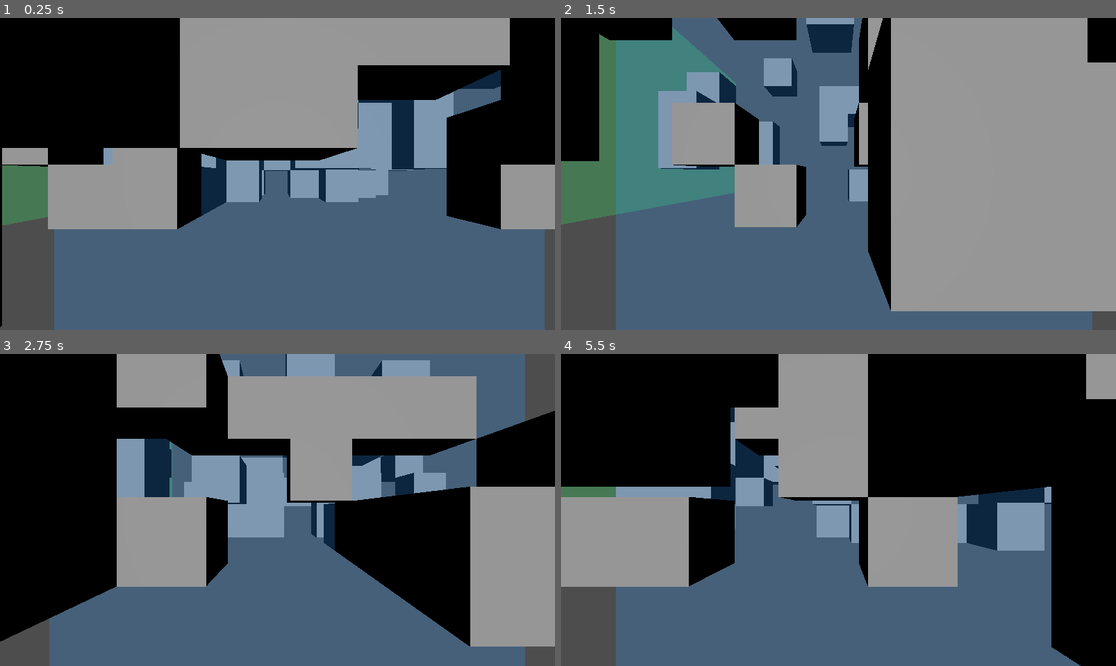
Above: before the commit, frames 1-4 (two rows, left to right).
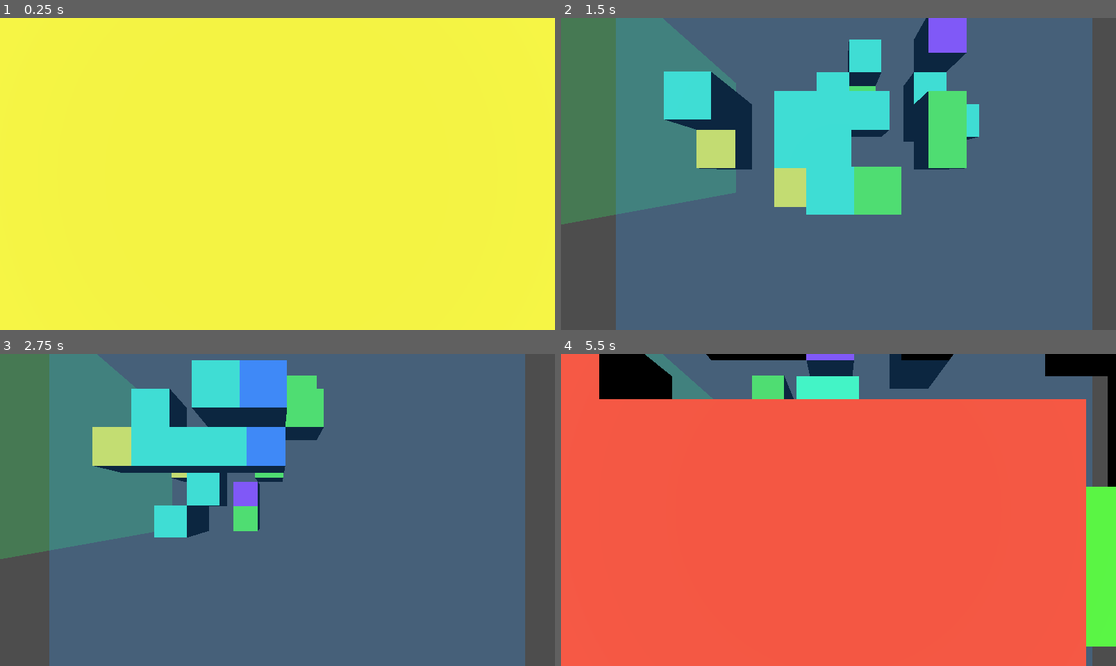
Above: after the commit, the same moments.

Repository: andre-felipe-wonsik-alves/3d-cellular-automata
Game: Godot game, scene res://scenes/root.tscn
Same seed, same stepped clock (60 frames per second), same inputs: the game is played once before the commit and once after it. The project has no main scene, so this scene is started directly.
Inputs (mouse positions are in pixels of both pictures, inside the frame that each line leads up to):
- Up to frame 1 (0.25 s): no input
- Up to frame 2 (1.5 s): tap Enter (skip) at 0.5 s; move the mouse to (960, 158) at 0.52 s; hold D (move_right) 0.53-1.28 s; tap Space (start) at 0.6 s; click (960, 158) at 0.67 s; move the mouse to (727, 189) at 1.27 s; hold S (move_backward) from 1.28 s (still down); right-click (727, 189) at 1.35 s
- Up to frame 3 (2.75 s): tap Space (start) at 1.55, 2.1 s; move the mouse to (333, 441) at 2.02 s; release S (move_backward) at 2.03 s; hold D (move_right) from 2.03 s (still down)
- Up to frame 4 (5.5 s): move the mouse to (810, 572) at 2.77 s; release D (move_right) at 2.78 s; hold W (move_forward) 2.78-3.53 s; tap Shift at 2.85 s; click (810, 572) at 2.92 s; tap Space (start) at 3.05, 3.6, 4.25, 4.55, 5.1 s; move the mouse to (1005, 556) at 3.52 s; hold A (move_left) 3.53-5.03 s; move the mouse to (672, 463) at 4.27 s; right-click (672, 463) at 4.35 s; move the mouse to (866, 510) at 5.02 s; hold S (move_backward) from 5.03 s (still down); click (866, 510) at 5.17 s

The runs differ from the first frame. In frame 1, 100% of the frame differs, in the area x 0-100%, y 0-100%; in frame 2, 63%; in frame 3, 70%; in frame 4, 97%.

Commit message:
create: adicionando pseudo-mutação genética básica no ambiente

Diff:
--- a/src/scenes/cube.tscn
+++ b/src/scenes/cube.tscn
@@ -1,8 +1,11 @@
-[gd_scene load_steps=2 format=3 uid="uid://fl1rsvgyxi4d"]
+[gd_scene load_steps=3 format=3 uid="uid://fl1rsvgyxi4d"]
+
+[ext_resource type="Script" uid="uid://cpb6dooo4igs5" path="res://scripts/cell/cell.gd" id="1_7ufek"]
 
 [sub_resource type="BoxMesh" id="BoxMesh_5rbgv"]
 
 [node name="Cube" type="Node3D"]
+script = ExtResource("1_7ufek")
 
 [node name="MeshInstance3D" type="MeshInstance3D" parent="."]
 mesh = SubResource("BoxMesh_5rbgv")
--- /dev/null
+++ b/src/scripts/cell/cell.gd
@@ -0,0 +1,11 @@
+extends Node3D
+class_name CellView
+
+@onready var mesh_instance: MeshInstance3D = $MeshInstance3D
+var material: StandardMaterial3D = StandardMaterial3D.new()
+
+func _ready() -> void:
+	mesh_instance.material_override = material
+
+func set_cell_color(color: Color) -> void:
+	material.albedo_color = color
--- /dev/null
+++ b/src/scripts/environment/abstract/grid/neighborhood-snapshot.gd
@@ -0,0 +1,12 @@
+extends RefCounted
+class_name NeighborhoodSnapshot
+
+var alive_count: int = 0
+var alive_genes: Array[int] = []
+
+func record_alive(gene: int) -> void:
+	alive_count += 1
+	alive_genes.append(gene)
+
+func get_alive_genes() -> Array[int]:
+	return alive_genes
--- a/src/scripts/environment/evolution-controller.gd
+++ b/src/scripts/environment/evolution-controller.gd
@@ -1,23 +1,67 @@
 extends RefCounted
 class_name EvolutionController
 
+const GeneConfig = preload("res://scripts/environment/genetics/gene-config.gd")
+const GeneGrid = preload("res://scripts/environment/genetics/gene-grid.gd")
+const GeneRegulator = preload("res://scripts/environment/genetics/gene-regulator.gd")
+
 var grid: GridController
-var rule: ConwaysRule
+var rule: IRule
 var wrap_edges: bool = false
+var gene_regulator: GeneRegulator
+var rng: RandomNumberGenerator
 
-func _init(p_grid: GridController, p_rule: ConwaysRule, p_wrap_edges: bool = false) -> void:
+func _init(p_grid: GridController, p_rule: IRule, p_wrap_edges: bool = false, p_gene_regulator: GeneRegulator = null, p_rng: RandomNumberGenerator = null) -> void:
 	grid = p_grid
 	rule = p_rule
 	wrap_edges = p_wrap_edges
+	gene_regulator = p_gene_regulator
+	rng = p_rng if p_rng != null else RandomNumberGenerator.new()
+	if p_rng == null:
+		rng.randomize()
 
 func step() -> void:
-	var next: BoolArray3D = grid.duplicate_empty()
+	var next_cells: BoolArray3D = grid.create_alive_buffer()
+	var next_genes = grid.create_gene_buffer()
 
 	for x in range(grid.size_x):
 		for y in range(grid.size_y):
 			for z in range(grid.size_z):
-				var alive: bool = grid.cells.get_at(x, y, z)
-				var neighbors: int = grid._count_neighbors(x, y, z, wrap_edges)
-				next.set_at(x, y, z, rule.get_next_state(alive, neighbors))
+				var alive: bool = grid.get_cell(x, y, z)
+				var neighbors = grid.analyze_neighbors(x, y, z, wrap_edges)
+				var base_next_alive: bool = rule.get_next_state(alive, neighbors.alive_count)
+				if alive:
+					_process_survival(x, y, z, base_next_alive, next_cells, next_genes)
+				else:
+					_process_birth(x, y, z, base_next_alive, neighbors.get_alive_genes(), next_cells, next_genes)
 
-	grid.cells = next
+	grid.apply_state(next_cells, next_genes)
+
+func _process_survival(x: int, y: int, z: int, base_next_alive: bool, next_cells: BoolArray3D, next_genes: GeneGrid) -> void:
+	if not base_next_alive:
+		return
+	var gene := grid.get_gene(x, y, z)
+	if _passes_genetic_gate(gene):
+		next_cells.set_at(x, y, z, true)
+		next_genes.set_gene(x, y, z, gene)
+
+func _process_birth(x: int, y: int, z: int, base_next_alive: bool, neighbor_genes: Array[int], next_cells: BoolArray3D, next_genes: GeneGrid) -> void:
+	if not base_next_alive:
+		return
+	var new_gene := _determine_birth_gene(neighbor_genes)
+	if new_gene == GeneConfig.NO_GENE:
+		return
+	next_cells.set_at(x, y, z, true)
+	next_genes.set_gene(x, y, z, new_gene)
+
+func _passes_genetic_gate(gene: int) -> bool:
+	if gene_regulator == null:
+		return true
+	return gene_regulator.evaluate_survival(gene, rng)
+
+func _determine_birth_gene(neighbor_genes: Array[int]) -> int:
+	if neighbor_genes.is_empty():
+		return GeneConfig.NO_GENE
+	if gene_regulator == null:
+		return neighbor_genes[0]
+	return gene_regulator.evaluate_birth(neighbor_genes, rng)
--- /dev/null
+++ b/src/scripts/environment/genetics/gene-config.gd
@@ -0,0 +1,17 @@
+class_name GeneConfig
+
+const MIN_GENE: int = 0
+const MAX_GENE: int = 5
+const NO_GENE: int = -1
+
+static func clamp(gene: int) -> int:
+	return clampi(gene, MIN_GENE, MAX_GENE)
+
+static func span() -> int:
+	return max(1, MAX_GENE - MIN_GENE)
+
+static func random_gene(rng: RandomNumberGenerator) -> int:
+	return rng.randi_range(MIN_GENE, MAX_GENE)
+
+static func distance_to_target(gene: int, target_gene: int) -> int:
+	return abs(gene - target_gene)
--- /dev/null
+++ b/src/scripts/environment/genetics/gene-grid.gd
@@ -0,0 +1,53 @@
+extends RefCounted
+class_name GeneGrid
+
+const GeneConfig = preload("res://scripts/environment/genetics/gene-config.gd")
+
+var width: int
+var height: int
+var depth: int
+var layers: Array = []
+
+func _init(p_width: int = 0, p_height: int = 0, p_depth: int = 0, default_gene: int = GeneConfig.NO_GENE) -> void:
+	width = p_width
+	height = p_height
+	depth = p_depth
+	layers.resize(depth)
+	for z in range(depth):
+		layers[z] = []
+		layers[z].resize(height)
+		for y in range(height):
+			var row := PackedInt32Array()
+			row.resize(width)
+			for x in range(width):
+				row[x] = default_gene
+			layers[z][y] = row
+
+func set_gene(x: int, y: int, z: int, gene: int) -> void:
+	if _is_out_of_bounds(x, y, z):
+		return
+	layers[z][y][x] = gene
+
+func get_gene(x: int, y: int, z: int) -> int:
+	if _is_out_of_bounds(x, y, z):
+		return GeneConfig.NO_GENE
+	return layers[z][y][x]
+
+func duplicate() -> GeneGrid:
+	var copy := GeneGrid.new(width, height, depth, GeneConfig.NO_GENE)
+	for z in range(depth):
+		for y in range(height):
+			var row: PackedInt32Array = layers[z][y]
+			for x in range(width):
+				copy.set_gene(x, y, z, row[x])
+	return copy
+
+func fill(gene: int) -> void:
+	for z in range(depth):
+		for y in range(height):
+			var row: PackedInt32Array = layers[z][y]
+			for x in range(width):
+				row[x] = gene
+
+func _is_out_of_bounds(x: int, y: int, z: int) -> bool:
+	return x < 0 or x >= width or y < 0 or y >= height or z < 0 or z >= depth
--- /dev/null
+++ b/src/scripts/environment/genetics/gene-regulator.gd
@@ -0,0 +1,37 @@
+extends RefCounted
+class_name GeneRegulator
+
+const GeneConfig = preload("res://scripts/environment/genetics/gene-config.gd")
+
+var target_gene: int
+var mutation_chance: float
+
+func _init(p_target_gene: int, p_mutation_chance: float) -> void:
+	target_gene = GeneConfig.clamp(p_target_gene)
+	mutation_chance = clampf(p_mutation_chance, 0.0, 1.0)
+
+func evaluate_survival(gene: int, rng: RandomNumberGenerator) -> bool:
+	if gene == GeneConfig.NO_GENE:
+		return false
+	return rng.randf() <= _fitness(gene)
+
+func evaluate_birth(neighbor_genes: Array[int], rng: RandomNumberGenerator) -> int:
+	if neighbor_genes.is_empty():
+		return GeneConfig.NO_GENE
+	var inherited_gene := _inherit_gene(neighbor_genes, rng)
+	var final_gene := _maybe_mutate(inherited_gene, rng)
+	return final_gene if rng.randf() <= _fitness(final_gene) else GeneConfig.NO_GENE
+
+func _inherit_gene(neighbor_genes: Array[int], rng: RandomNumberGenerator) -> int:
+	var index := rng.randi_range(0, neighbor_genes.size() - 1)
+	return neighbor_genes[index]
+
+func _maybe_mutate(gene: int, rng: RandomNumberGenerator) -> int:
+	if rng.randf() < mutation_chance:
+		return GeneConfig.random_gene(rng)
+	return gene
+
+func _fitness(gene: int) -> float:
+	var distance := GeneConfig.distance_to_target(gene, target_gene)
+	var span := float(GeneConfig.span())
+	return clampf(1.0 - (float(distance) / span), 0.0, 1.0)
--- a/src/scripts/environment/grid-controller.gd
+++ b/src/scripts/environment/grid-controller.gd
@@ -1,12 +1,16 @@
 extends RefCounted
 class_name GridController
+
+const GeneConfig = preload("res://scripts/environment/genetics/gene-config.gd")
+const GeneGrid = preload("res://scripts/environment/genetics/gene-grid.gd")
+const NeighborhoodSnapshot = preload("res://scripts/environment/abstract/grid/neighborhood-snapshot.gd")
 
 var size_x: int
 var size_y: int
 var size_z: int
 
-# antes: var cells: BoolArray3D = []
 var cells: BoolArray3D = BoolArray3D.new()
+var genes: GeneGrid = GeneGrid.new()
 
 func _init(p_size_x: int, p_size_y: int, p_size_z: int) -> void:
 	size_x = p_size_x
@@ -20,36 +24,54 @@
 			for z: int in range(size_z):
 				var alive: bool = rng.randf() < density
 				cells.set_at(x, y, z, alive)
-
+				if alive:
+					genes.set_gene(x, y, z, GeneConfig.random_gene(rng))
+				else:
+					genes.set_gene(x, y, z, GeneConfig.NO_GENE)
 
 func _allocate() -> void:
-	# antes: clear/resize com Array; agora criamos a estrutura já pronta
 	cells = BoolArray3D.new(size_x, size_y, size_z, false)
+	genes = GeneGrid.new(size_x, size_y, size_z, GeneConfig.NO_GENE)
 
 func set_cell(x: int, y: int, z: int, alive: bool) -> void:
 	cells.set_at(x, y, z, alive)
+	if not alive:
+		genes.set_gene(x, y, z, GeneConfig.NO_GENE)
 
 func get_cell(x: int, y: int, z: int) -> bool:
 	return cells.get_at(x, y, z)
 
+func set_gene(x: int, y: int, z: int, gene: int) -> void:
+	genes.set_gene(x, y, z, GeneConfig.clamp(gene))
+
+func get_gene(x: int, y: int, z: int) -> int:
+	return genes.get_gene(x, y, z)
+
 func step(wrap: bool = false) -> void:
 	var next := BoolArray3D.new(size_x, size_y, size_z, false)
+	var next_genes := GeneGrid.new(size_x, size_y, size_z, GeneConfig.NO_GENE)
 
 	for z in range(size_z):
 		for y in range(size_y):
 			for x in range(size_x):
 				var alive := cells.get_at(x, y, z)
-				var n := _count_neighbors(x, y, z, wrap)
+				var n := count_neighbors(x, y, z, wrap)
 				var will_live := false
 				if alive:
 					will_live = (n == 2 or n == 3)
 				else:
 					will_live = (n == 3)
-				next.set_at(x, y, z, will_live)
+				if will_live:
+					next.set_at(x, y, z, true)
+					next_genes.set_gene(x, y, z, genes.get_gene(x, y, z))
+				else:
+					next.set_at(x, y, z, false)
+					next_genes.set_gene(x, y, z, GeneConfig.NO_GENE)
 
 	cells = next
+	genes = next_genes
 
-func _count_neighbors(x: int, y: int, z: int, wrap: bool) -> int:
+func count_neighbors(x: int, y: int, z: int, wrap: bool) -> int:
 	var count := 0
 	for dz in range(-1,2):
 		for dy in range(-1,2):
@@ -73,5 +95,34 @@
 						count += 1
 	return count
 
-func duplicate_empty() -> BoolArray3D:
-	return BoolArray3D.new(size_x, size_y, size_z)
+func analyze_neighbors(x: int, y: int, z: int, wrap: bool) -> NeighborhoodSnapshot:
+	var snapshot := NeighborhoodSnapshot.new()
+	for dz in range(-1,2):
+		for dy in range(-1,2):
+			for dx in range(-1,2):
+				if dx == 0 and dy == 0 and dz == 0:
+					continue
+				var nx := x + dx
+				var ny := y + dy
+				var nz := z + dz
+				if wrap:
+					nx = (nx + size_x) % size_x
+					ny = (ny + size_y) % size_y
+					nz = (nz + size_z) % size_z
+				else:
+					if nx < 0 or nx >= size_x: continue
+					if ny < 0 or ny >= size_y: continue
+					if nz < 0 or nz >= size_z: continue
+				if cells.get_at(nx, ny, nz):
+					snapshot.record_alive(genes.get_gene(nx, ny, nz))
+	return snapshot
+
+func create_alive_buffer(default_value: bool = false) -> BoolArray3D:
+	return BoolArray3D.new(size_x, size_y, size_z, default_value)
+
+func create_gene_buffer(default_gene: int = GeneConfig.NO_GENE) -> GeneGrid:
+	return GeneGrid.new(size_x, size_y, size_z, default_gene)
+
+func apply_state(next_cells: BoolArray3D, next_genes: GeneGrid) -> void:
+	cells = next_cells
+	genes = next_genes
--- a/src/scripts/environment/renderers/cell-renderer.gd
+++ b/src/scripts/environment/renderers/cell-renderer.gd
@@ -1,5 +1,8 @@
 extends Node3D
 class_name CellRenderer
+
+const GeneConfig = preload("res://scripts/environment/genetics/gene-config.gd")
+const CellView = preload("res://scripts/cell/cell.gd")
 
 var cube_scene: PackedScene
 var cell_size: float = 1.0
@@ -32,6 +35,7 @@
 				cube.position = _cell_to_world_pos(x, y, z)
 				cube.visible = grid.cells.get_at(x, y, z)
 				add_child(cube)
+				_update_cube_visual(cube, grid.get_cell(x, y, z), grid.get_gene(x, y, z))
 				cubes[Vector3i(x, y, z)] = cube
 
 func update_from_grid(grid: GridController) -> void:
@@ -43,9 +47,24 @@
 				if cube:
 					var alive: bool = grid.cells.get_at(x, y, z)
 					cube.visible = alive
+					_update_cube_visual(cube, alive, grid.get_gene(x, y, z))
 
 func _cell_to_world_pos(x: int, y: int, z: int) -> Vector3:
 	var offset_x := (x - (size_x / 2.0) + 0.5) * cell_size
 	var offset_y := base_y + (y + 0.5) * cell_size
 	var offset_z := (z - (size_z / 2.0) + 0.5) * cell_size
 	return Vector3(offset_x, offset_y, offset_z)
+
+func _update_cube_visual(cube: Node3D, alive: bool, gene: int) -> void:
+	if not alive:
+		return
+	if cube is CellView:
+		var cell := cube as CellView
+		cell.set_cell_color(_color_for_gene(gene))
+
+func _color_for_gene(gene: int) -> Color:
+	if gene == GeneConfig.NO_GENE:
+		return Color(0.1, 0.1, 0.1)
+	var normalized := float(gene - GeneConfig.MIN_GENE) / float(GeneConfig.span())
+	var hue := lerpf(0.02, 0.75, normalized)
+	return Color.from_hsv(hue, 0.75, 0.95)
--- a/src/scripts/root.gd
+++ b/src/scripts/root.gd
@@ -4,6 +4,9 @@
 @export var cells_y: int = 5
 @export var cell_size: float = 1.0
 @export var base_y: float = 0.0
+
+const GeneConfig = preload("res://scripts/environment/genetics/gene-config.gd")
+const GeneRegulator = preload("res://scripts/environment/genetics/gene-regulator.gd")
 
 @export var cube_scene: PackedScene
 @export var rule: IRule
@@ -12,12 +15,15 @@
 @export var auto_run: bool = true
 @export var initial_alive_chance: float = 0.25
 @export var wrap_edges: bool = false
+@export_range(0.0, 1.0, 0.01) var mutation_chance: float = 0.1
+@export_range(0, 5, 1) var target_gene: int = 3
 
 var rng := RandomNumberGenerator.new()
 var grid: GridController
 var automaton: EvolutionController
 var volume_renderer: CellRenderer
 var bounds_renderer: BoundaryRenderer
+var gene_regulator: GeneRegulator
 
 var time_accum: float = 0.0
 
@@ -29,12 +35,12 @@
 	grid = GridController.new(cells_per_side, cells_y, cells_per_side)
 	grid.randomize(initial_alive_chance, rng)
 
-	# Regra default se nada foi atribuído
 	if rule == null:
 		rule = ConwaysRule.new()
+	_create_gene_regulator()
 
 	# Autômato
-	automaton = EvolutionController.new(grid, rule, wrap_edges)
+	automaton = EvolutionController.new(grid, rule, wrap_edges, gene_regulator, rng)
 
 	# Bounds
 	bounds_renderer = BoundaryRenderer.new()
@@ -70,3 +76,16 @@
 func _step_and_render() -> void:
 	automaton.step()
 	volume_renderer.update_from_grid(grid)
+
+func set_mutation_chance(value: float) -> void:
+	mutation_chance = clampf(value, 0.0, 1.0)
+	if gene_regulator:
+		gene_regulator.mutation_chance = mutation_chance
+
+func set_target_gene(value: int) -> void:
+	target_gene = clampi(value, GeneConfig.MIN_GENE, GeneConfig.MAX_GENE)
+	if gene_regulator:
+		gene_regulator.target_gene = target_gene
+
+func _create_gene_regulator() -> void:
+	gene_regulator = GeneRegulator.new(target_gene, mutation_chance)
Not shown, added: src/scripts/cell/cell.gd.uid
Not shown, added: src/scripts/environment/abstract/grid/neighborhood-snapshot.gd.uid
Not shown, added: src/scripts/environment/genetics/gene-config.gd.uid
Not shown, added: src/scripts/environment/genetics/gene-grid.gd.uid
Not shown, added: src/scripts/environment/genetics/gene-regulator.gd.uid
